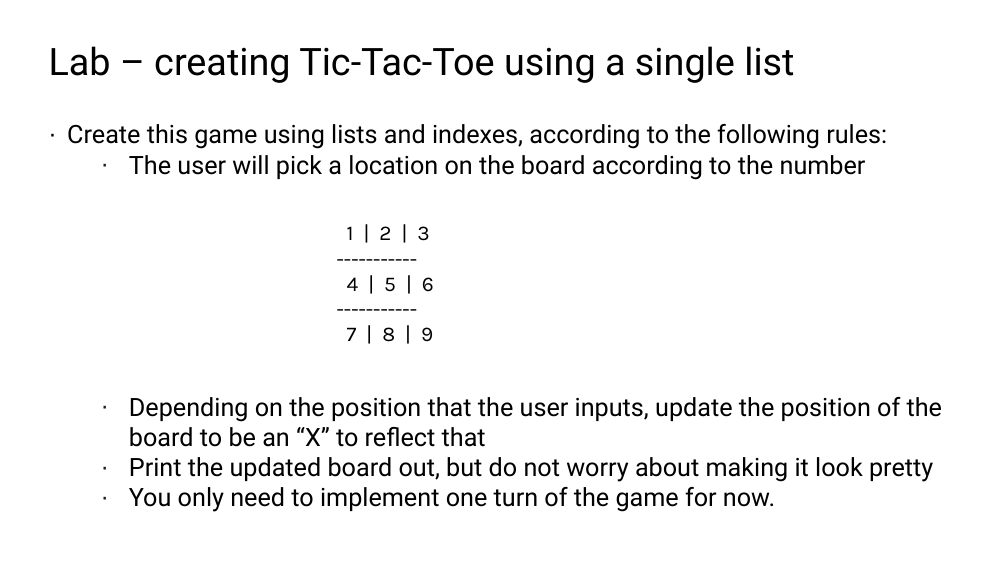
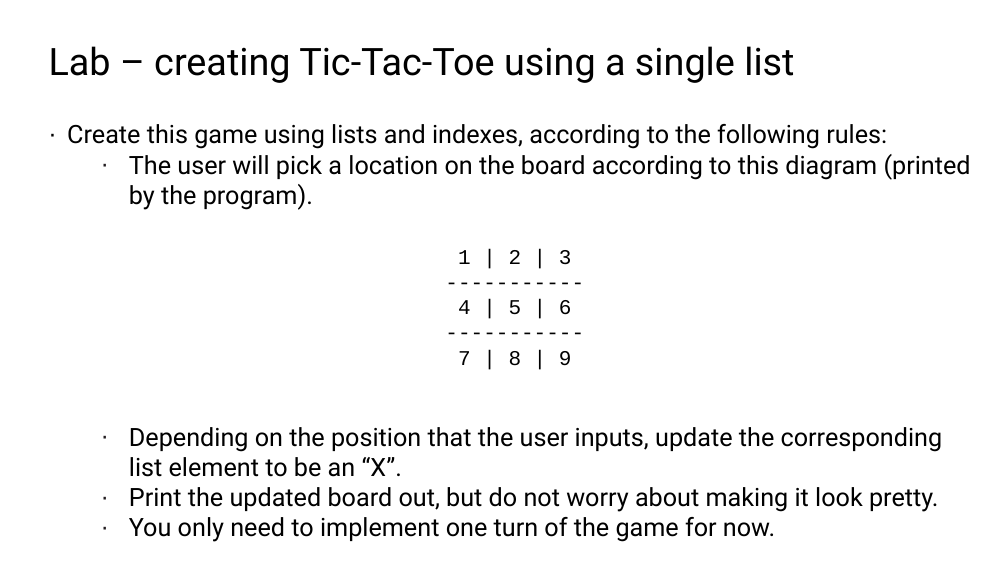
Before and after one commit to TEALSK12/2nd-semester-introduction-to-computer-science, a slide deck: slide 11 of docs/units/2_unit/slidedecks/Intro Python 2.05 TEALS.pptx. Drawn at 1008x567 pixels with LibreOffice and Linux fonts; fonts in the diff are those of the drawing; background and template pictures are left out. Boxes give left, top, right and bottom in pixels: in the first picture for what was removed or moved away, otherwise in the second. Text is boxed around its words. In the diff, an @@ line names an element or a change of style, - is before the commit and + after.

```diff
--- a/docs/units/2_unit/slidedecks/Intro Python 2.05 TEALS.pptx
+++ b/docs/units/2_unit/slidedecks/Intro Python 2.05 TEALS.pptx
@@ text at (x1=129, y1=154, x2=971, y2=512): text changed @@
-· The user will pick a location on the board according to the number
-· Depending on the position that the user inputs, update the position of the board to be an “X” to reflect that
-· Print the updated board out, but do not worry about making it look pretty
+· The user will pick a location on the board according to this diagram (printed by the program).
+· Depending on the position that the user inputs, update the corresponding list element to be an “X”.
+· Print the updated board out, but do not worry about making it look pretty.
@@ text "1 | 2 | 3" moved from (x1=347, y1=226, x2=434, y2=342) to (x1=458, y1=250, x2=572, y2=366) @@
@@ text "1 | 2 | 3" at (x1=458, y1=250, x2=572, y2=366): font Karla to Courier New @@
```
Also in this commit, not shown: 8 other slides changed, 42 other files.
